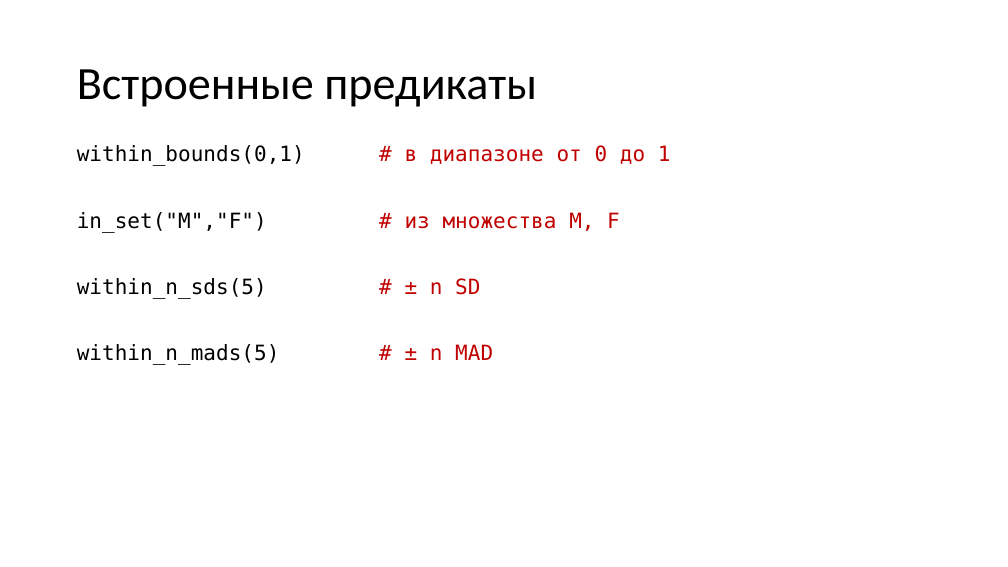
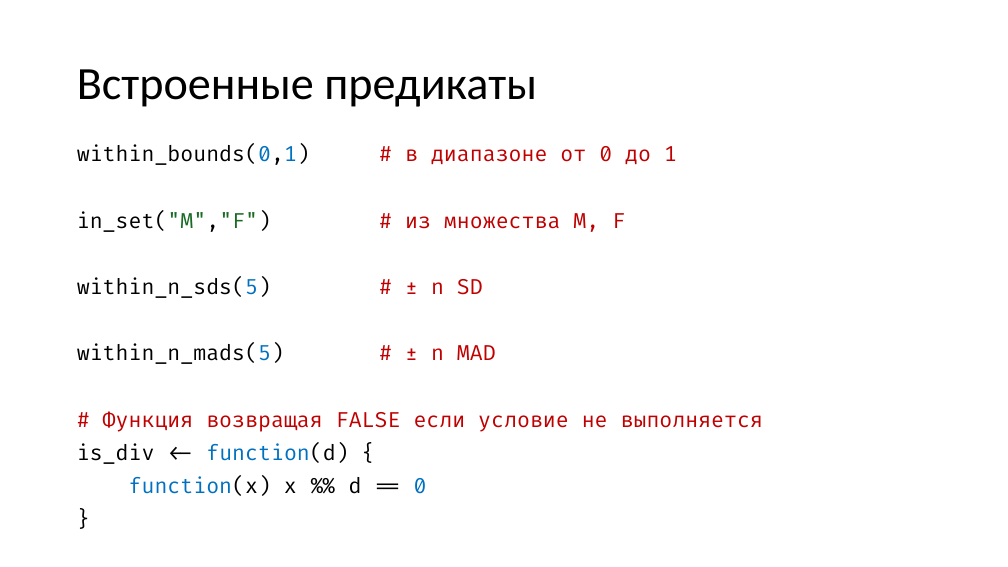
Before and after one commit to yoursdearboy/git-101, a slide deck: slide 28 of slides.pptx (slide 56 before the commit). Drawn at 1008x567 pixels with LibreOffice and Linux fonts; fonts in the diff are those of the drawing. Boxes give left, top, right and bottom in pixels: in the first picture for what was removed or moved away, otherwise in the second. Text is boxed around its words. In the diff, an @@ line names an element or a change of style, - is before the commit and + after.

```diff
--- a/slides.pptx
+++ b/slides.pptx
@@ text at (77, 144, 677, 364): font DejaVu Sans Mono to Fira Code in "within_bounds(0,1) # в диапазоне от 0 до ...", "in_set("M","F") # из множества M, F", "within_n_sds(5) # ± n SD", "within_n_mads(5) # ± n MAD"; text colour #000000 to #0070C0 in "within_bounds(0,1)", "within_n_sds(5)", "within_n_mads(5)"; text colour #000000 to #196B24 in "in_set("M","F")" @@
@@ text at (77, 411, 763, 496): paragraphs added @@
+# Функция возвращая FALSE если условие не выполняется
+is_div <- function(d) {
+function(x) x %% d == 0
+}
```
Also in this commit, not shown: 36 other slides changed, 20 slides added, 11 slides removed, 2 other files.
